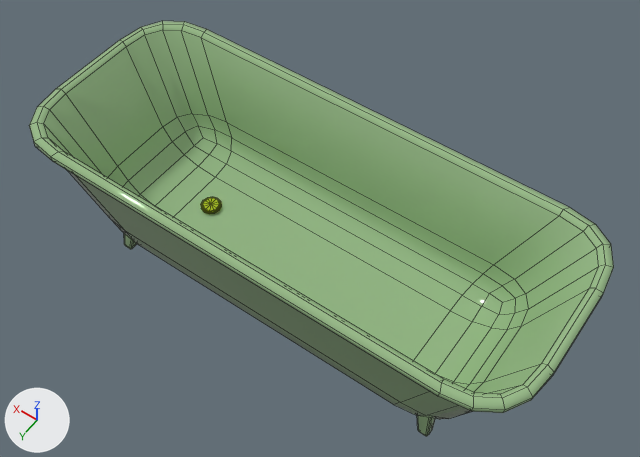
The FBX model Assets/ART/Meshes/BATHROOM/SM_Bathtub.fbx: old version first, new version second.
Rendered twice from a 50 mm lens placed at (-1.439, 1.904, 3.49), pointed at (-0.036, -0.06, 0.403). Lighting does not change. The marker at lower left points along +X, +Y and +Z. The older version comes first. Mesh edges are drawn as thin lines. Where no turn or scale is listed for an object, it has been applied to the vertices.

Objects in the first picture: 'SM_Bathtub'.
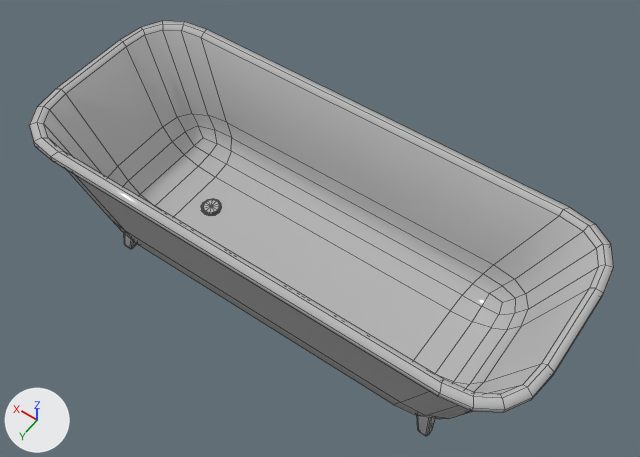
What changed in the scene script:
```text
Add mat_default:
    mat_default = principled_material('Default')
    mat_default.base_color = (0.5, 0.5, 0.5)  # grey #bcbcbc
    mat_default.roughness = 0.0
Change me_mesh:
    where me_mesh.from_pydata(...)  # 509 vertices, 478 faces; spans x -1.22..1.22, y -0.51..0.51, z 0.0..0.76
    used by ob_sm_bathtub; location = (0.0, 0.0, 0.0)
    me_mesh part 1: all 96 faces that had it switch from mat_m_metal_01 (yellow #a5bc00) to mat_default (grey #bcbcbc)
    me_mesh part 2: all 382 faces that had it switch from mat_m_iron_painted (green #98bc89) to mat_default (grey #bcbcbc)
```

Pixel boxes (x1, y1, x2, y2) of what changed, in the pictures (640 x 457 px):
part 1 of me_mesh, recoloured
    both: (201, 199, 222, 214)
part 2 of me_mesh, recoloured (green to grey)
    both: (29, 21, 614, 436)
